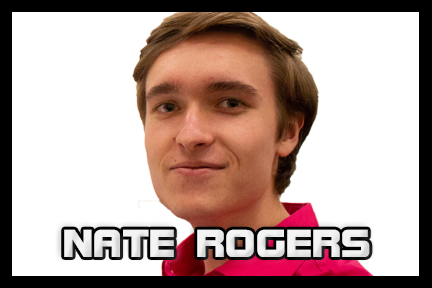
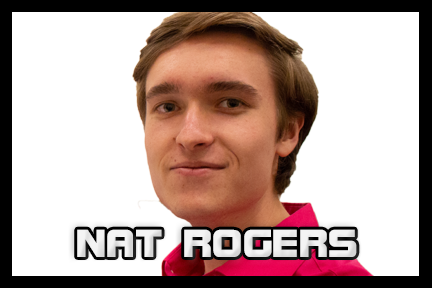
The second (432, 288) image is a revision of the first. Changes to its layers:
renamed "NATE ROGERS" to "NAT ROGERS", painted on it over [64,229,370,257]
